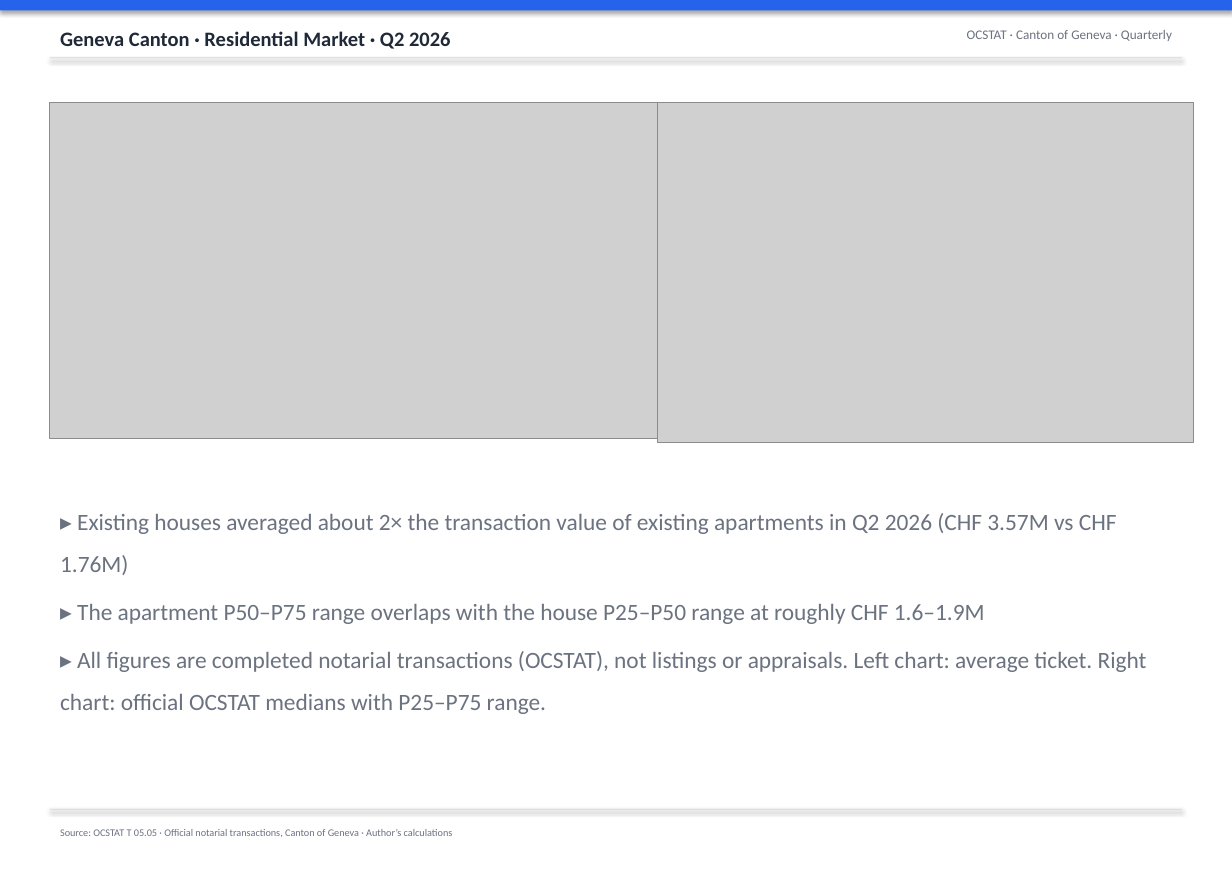
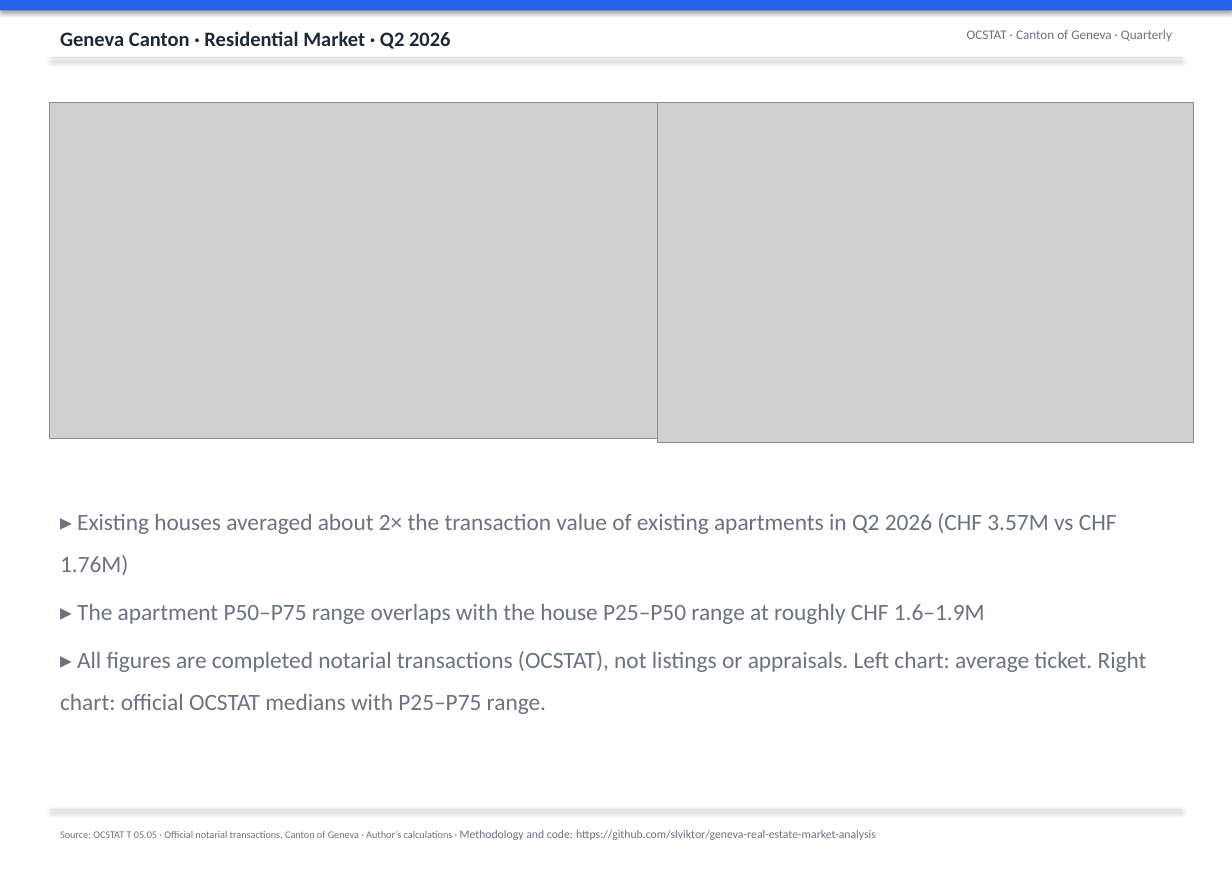
Before and after one commit to slviktor/geneva-real-estate-market-analysis, a slide deck: slide 1 of report/Geneva_Market_Brief_LinkedIn (main).pptx. Drawn at 1232x871 pixels with LibreOffice and Linux fonts; fonts in the diff are those of the drawing; grey boxes stand for pictures. Boxes give left, top, right and bottom in pixels: in the first picture for what was removed or moved away, otherwise in the second. Text is boxed around its words. In the diff, an @@ line names an element or a change of style, - is before the commit and + after.

Commit message:
Update presentation and PDF

```diff
--- a/report/Geneva_Market_Brief_LinkedIn (main).pptx
+++ b/report/Geneva_Market_Brief_LinkedIn (main).pptx
@@ text at box(60, 830, 876, 840): text changed @@
-Source: OCSTAT T 05.05 · Official notarial transactions, Canton of Geneva · Author’s calculations
+Source: OCSTAT T 05.05 · Official notarial transactions, Canton of Geneva · Author’s calculations · Methodology and code: https://github.com/slviktor/geneva-real-estate-market-analysis
```
Also in this commit, not shown: 2 other slides changed, 2 other files.
